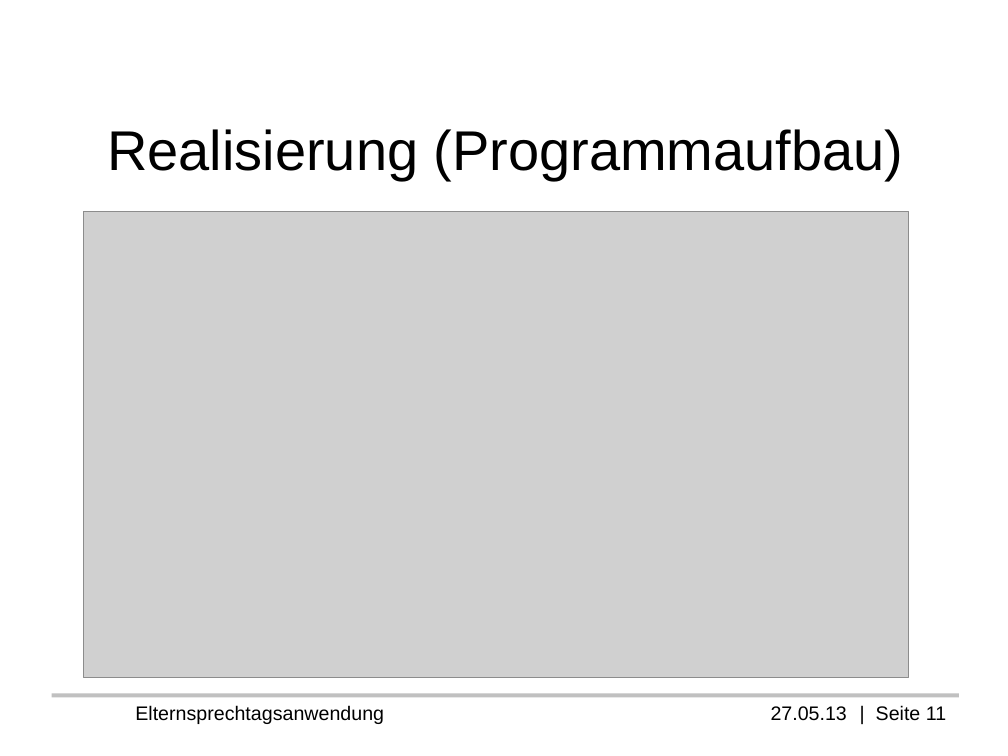
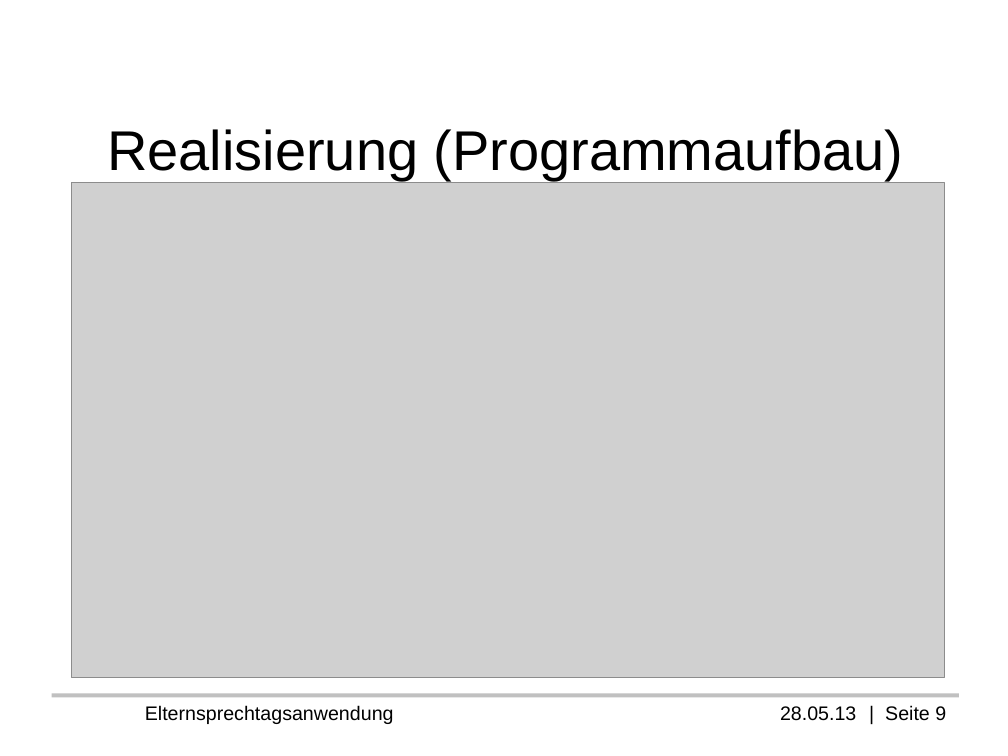
Before and after one commit to Professi/esta, a slide deck: slide 9 of docs/Praesentation/Elternsprechtagsanwendung(ESTA).odp (slide 11 before the commit). Drawn at 1008x756 pixels with LibreOffice and Linux fonts; fonts in the diff are those of the drawing; grey boxes stand for pictures; background and template pictures are left out. Boxes give left, top, right and bottom in pixels: in the first picture for what was removed or moved away, otherwise in the second. Text is boxed around its words. In the diff, an @@ line names an element or a change of style, - is before the commit and + after.

```diff
--- a/docs/Praesentation/Elternsprechtagsanwendung(ESTA).odp
+++ b/docs/Praesentation/Elternsprechtagsanwendung(ESTA).odp
@@ picture: place and size @@
-picture at [84, 212, 909, 678]
+picture at [72, 182, 944, 677]
@@ text at [145, 705, 946, 724]: text changed @@
-Elternsprechtagsanwendung 27.05.13 | Seite 11
+Elternsprechtagsanwendung 28.05.13 | Seite 9
```
Also in this commit, not shown: 4 other slides changed, 2 slides removed, 8 other files.
